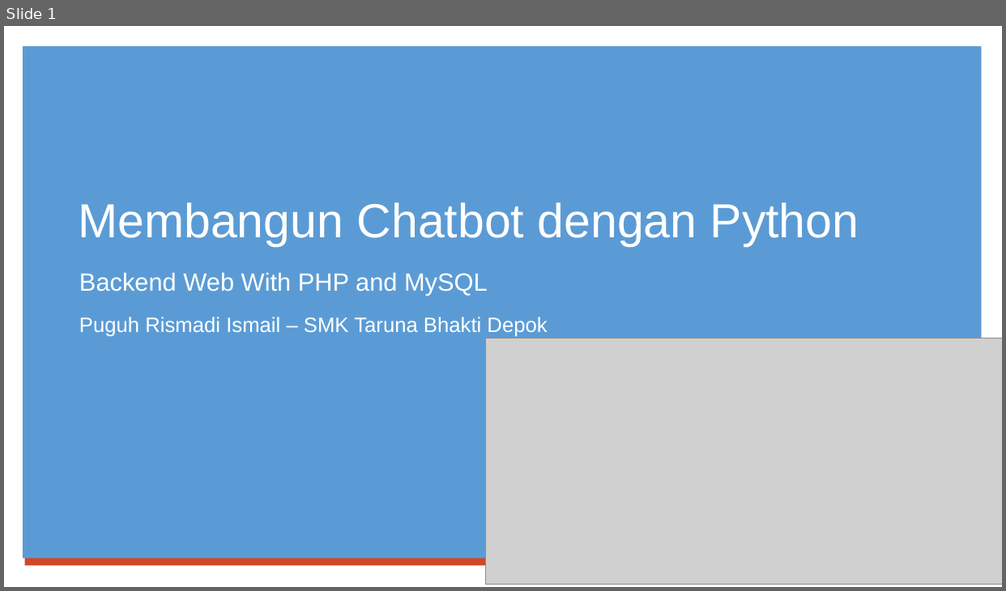
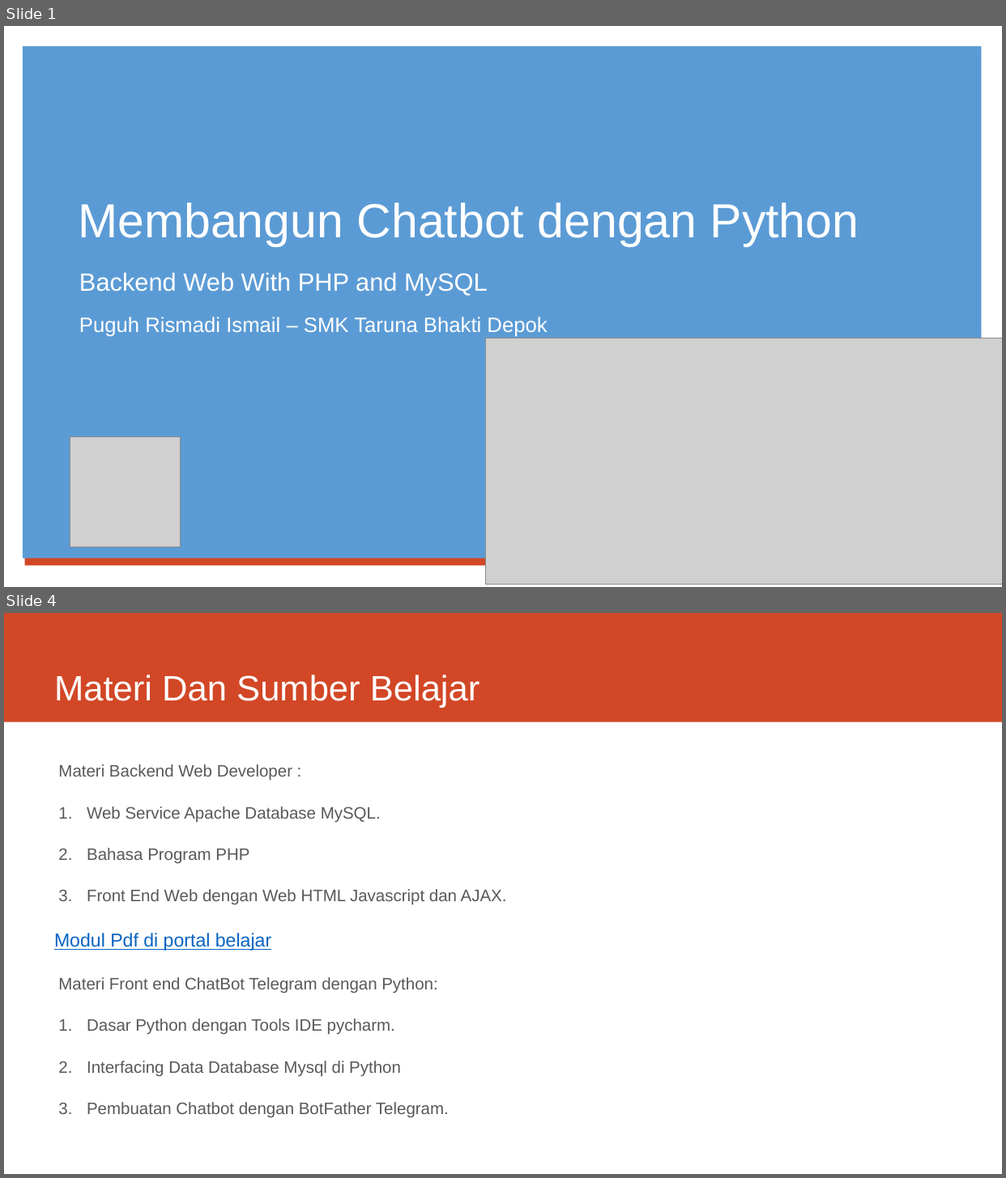
Before and after one commit to x-tb/chatbotmanager, a slide deck: Presentasi Materi Project Chatbot Manager Python PHP.pptx. Shown one above the other, each under a label of ours: slide 1 before the commit, slides 1 and 4 after it; the slides between them are not shown. The pictures are 1006x591 and 1006x1178 pixels, drawn with LibreOffice and Linux fonts; fonts in the diff are those of the drawing; grey boxes stand for pictures. Boxes give left, top, right and bottom in pixels: in the first picture for what was removed or moved away, otherwise in the second. Text is boxed around its words. In the diff, an @@ line names an element or a change of style, - is before the commit and + after.

```diff
--- a/Presentasi Materi Project Chatbot Manager Python PHP.pptx
+++ b/Presentasi Materi Project Chatbot Manager Python PHP.pptx
@@ slide 4 added at bbox=[4, 613, 1002, 1174], background #FFFFFF @@
@@ rectangle added at bbox=[4, 613, 1002, 722], fill #D24726 @@
@@ title added at bbox=[54, 675, 480, 708], 34 pt, text #FFFFFF @@
+Materi Dan Sumber Belajar
@@ text added at bbox=[58, 764, 507, 905], 16 pt, text #595959 @@
+Materi Backend Web Developer :
+1. Web Service Apache Database MySQL.
+2. Bahasa Program PHP
+3. Front End Web dengan Web HTML Javascript dan AJAX.
@@ text added at bbox=[54, 933, 271, 951], 18 pt, text #0563C1, underline @@
+Modul Pdf di portal belajar
@@ text added at bbox=[58, 977, 449, 1118], 16 pt, text #595959 @@
+Materi Front end ChatBot Telegram dengan Python:
+1. Dasar Python dengan Tools IDE pycharm.
+2. Interfacing Data Database Mysql di Python
+3. Pembuatan Chatbot dengan BotFather Telegram.
@@ slide 1 changed as well @@
@@ picture added at bbox=[70, 437, 181, 547] @@
```
Also in this commit, not shown: 3 other slides changed, 2 other slides added, 3 slides removed.
